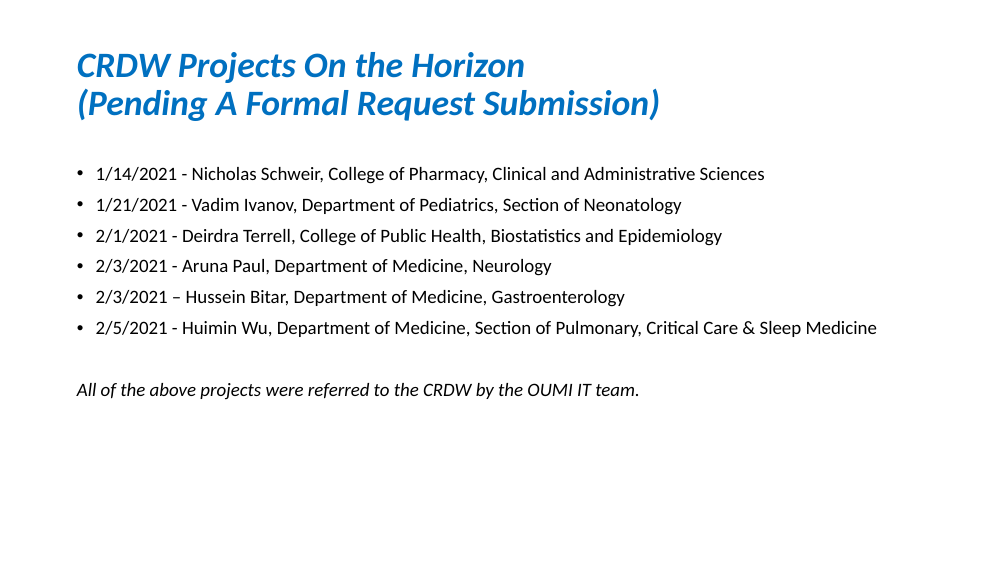
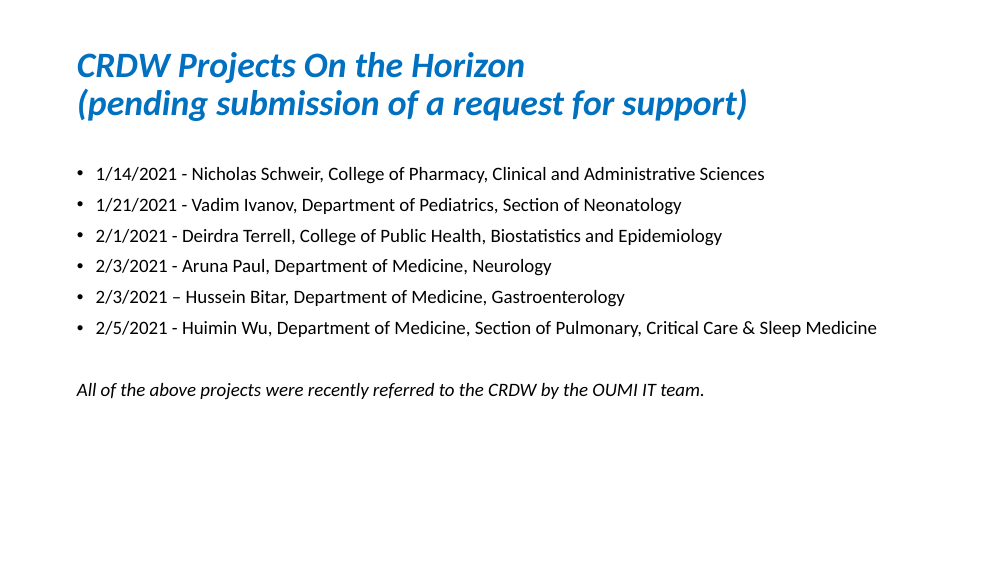
Before and after one commit to OuhscBbmc/prairie-outpost-public, a slide deck: slide 29 of publications/presentation-2021-02-aac/crdw-2021-02.pptx (slide 30 before the commit). Drawn at 1008x567 pixels with LibreOffice and Linux fonts; fonts in the diff are those of the drawing. Boxes give left, top, right and bottom in pixels: in the first picture for what was removed or moved away, otherwise in the second. Text is boxed around its words. In the diff, an @@ line names an element or a change of style, - is before the commit and + after.

Commit message:
wrapping up project slides
ref #10

```diff
--- a/publications/presentation-2021-02-aac/crdw-2021-02.pptx
+++ b/publications/presentation-2021-02-aac/crdw-2021-02.pptx
@@ title at [77,52,747,121]: text changed @@
-CRDW Projects On the Horizon
-(Pending A Formal Request Submission)
+CRDW Projects On the Horizon
+(pending submission of a request for support)
@@ text at [77,383,705,400]: text changed @@
-All of the above projects were referred to the CRDW by the OUMI IT team.
+All of the above projects were recently referred to the CRDW by the OUMI IT team.
```
Also in this commit, not shown: 25 other slides changed, 1 slide removed.
